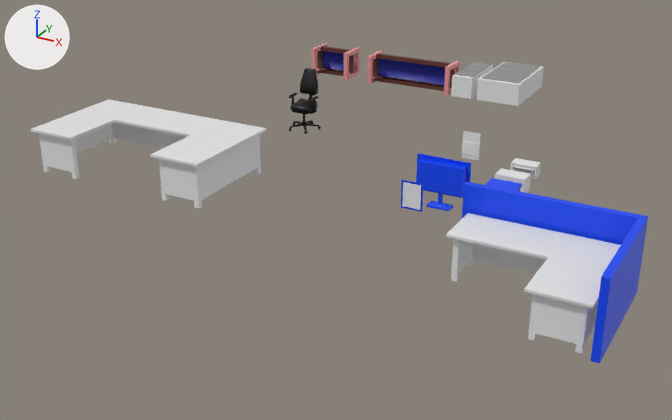
What one commit did to the FBX model Assets/_Project/Art/Models/FBXs/faculty_office.fbx.
The view is the same before and after, from a camera (50 mm lens) standing at (10.8, -28.8, 11.3) and looking at (-2.4, -4.8, -0.7). The lights are fixed; the arrows at upper left show +X, +Y and +Z. The picture after the commit comes second. Where no turn or scale is listed for an object, it has been applied to the vertices.

In view in the first picture: 'msh_COfficeDesk', 'msh_CubicleWall', 'msh_FilingCabinet', 'msh_FilingCabinet.001', 'msh_FlatMOnitor', 'msh_LOfficeDesk', 'msh_OfficeChair', 'msh_OfficeSofaLong', 'msh_OfficeSofaShort', 'msh_PictureFrame' and 4 more.
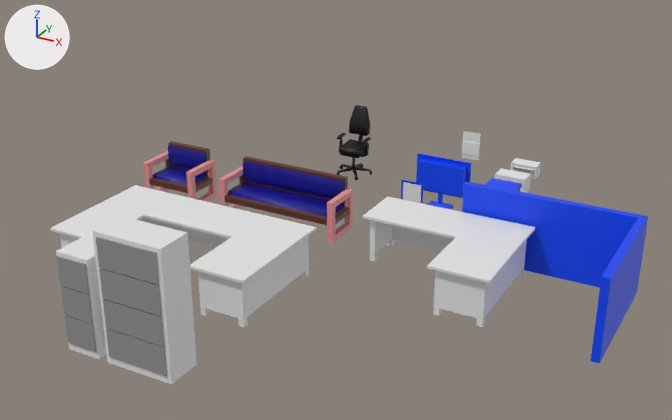
Edits to the bpy script that builds the scene:
```text
Change ob_msh_filingcabinet_001:
    ob_msh_filingcabinet_001.location: (-0.24, 6.64, 0.0) -> (-0.24, -15.0, 0.0)
    ob_msh_filingcabinet_001.rotation_euler: (0.0, 0.0, 0.0) -> (1.571, 0.0, 0.0)  # degrees (0, 0, 0) -> degrees (90, 0, 0)
Change ob_msh_filingcabinet:
    ob_msh_filingcabinet.location: (-2.26, 6.64, 0.0) -> (-2.26, -15.0, 0.0)
    ob_msh_filingcabinet.rotation_euler: (0.0, 0.0, 0.0) -> (1.571, 0.0, 0.0)  # degrees (0, 0, 0) -> degrees (90, 0, 0)
Change ob_msh_officesofalong:
    ob_msh_officesofalong.location: (-3.3, 6.64, 0.0) -> (-0.6, -7.0, 0.0)
    ob_msh_officesofalong.rotation_euler: (0.0, 0.0, 0.0) -> (1.571, 0.0, 0.0)  # degrees (0, 0, 0) -> degrees (90, 0, 0)
Change ob_msh_officechair:
    ob_msh_officechair.location: (-5.79, 0.19, -0.01) -> (-2.0, -3.0, -0.01)
Change ob_msh_officesofashort:
    ob_msh_officesofashort.location: (-8.1, 6.64, 0.0) -> (-5.4, -7.0, 0.0)
    ob_msh_officesofashort.rotation_euler: (0.0, 0.0, 0.0) -> (1.571, 0.0, 0.0)  # degrees (0, 0, 0) -> degrees (90, 0, 0)
Change ob_msh_lofficedesk:
    ob_msh_lofficedesk.location: (7.2, -7.3, 0.0) -> (4.84, -7.3, 0.0)
Change ob_msh_cofficedesk:
    ob_msh_cofficedesk.location: (-9.2, -7.3, 1.34) -> (-6.0, -10.0, 0.0)
```

Location of each change, [x1, y1, x2, y2] in pixels of the pictures (672 x 420 px):
'msh_COfficeDesk', moved
    before: [31, 99, 267, 208]
    after: [50, 185, 316, 327]
'msh_LOfficeDesk', moved
    before: [446, 213, 621, 353]
    after: [363, 196, 535, 327]
'msh_FilingCabinet.001', moved, turned
    before: [477, 62, 544, 106]
    after: [92, 216, 197, 385]
'msh_OfficeSofaLong', moved, turned
    before: [367, 50, 460, 95]
    after: [219, 156, 353, 243]
'msh_FilingCabinet', moved, turned
    before: [451, 62, 493, 99]
    after: [56, 236, 106, 359]
'msh_OfficeSofaShort', moved, turned
    before: [311, 43, 360, 80]
    after: [143, 141, 217, 202]
'msh_OfficeChair', moved
    before: [289, 68, 321, 134]
    after: [336, 105, 372, 180]
